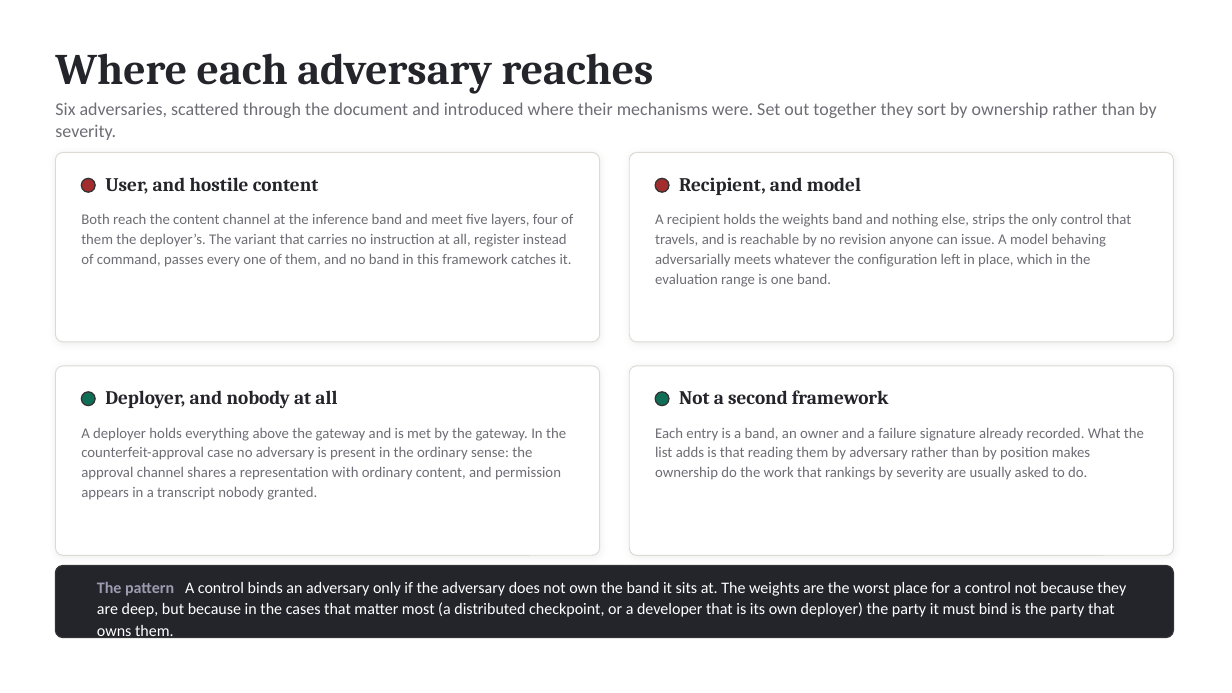
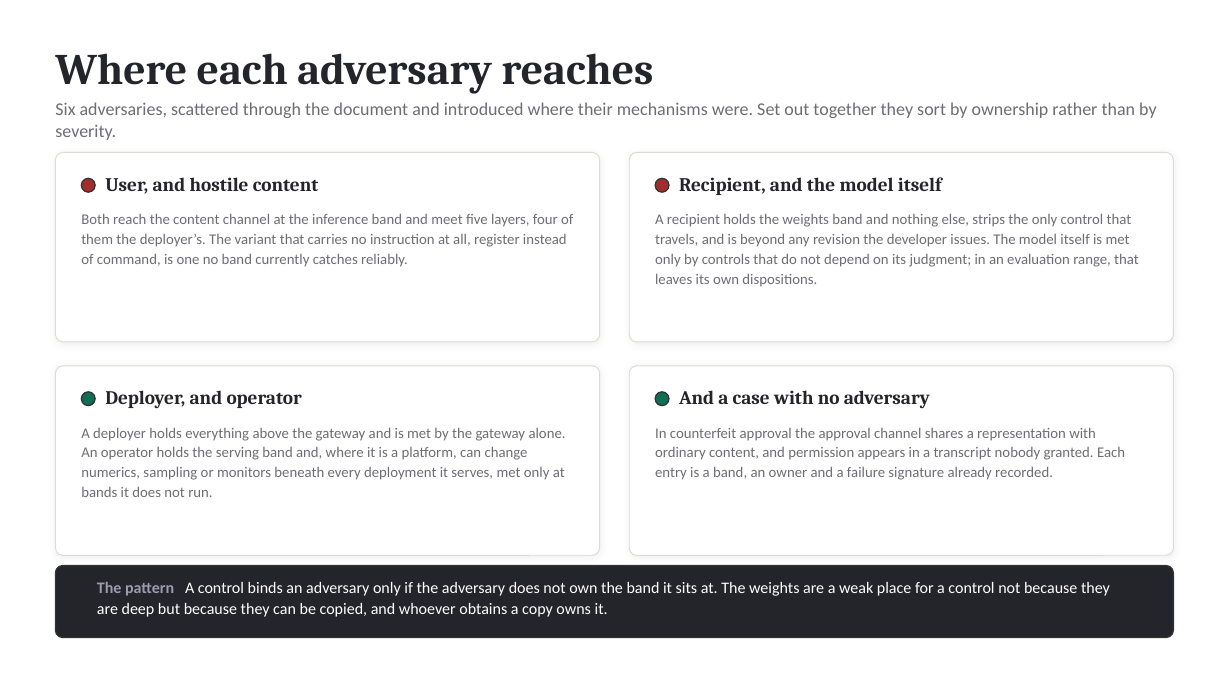
Before and after one commit to djc2002us/where-control-lives, a slide deck: slide 31 of where-control-lives-deck.pptx (slide 30 before the commit). Drawn at 1232x693 pixels with LibreOffice and Linux fonts; fonts in the diff are those of the drawing. Boxes give left, top, right and bottom in pixels: in the first picture for what was removed or moved away, otherwise in the second. Text is boxed around its words. In the diff, an @@ line names an element or a change of style, - is before the commit and + after.

```diff
--- a/where-control-lives-deck.pptx
+++ b/where-control-lives-deck.pptx
@@ text at bbox=[679, 177, 942, 195]: text changed @@
-Recipient, and model
+Recipient, and the model itself
@@ text at bbox=[81, 214, 573, 267]: text changed @@
-Both reach the content channel at the inference band and meet five layers, four of them the deployer’s. The variant that carries no instruction at all, register instead of command, passes every one of them, and no band in this framework catches it.
+Both reach the content channel at the inference band and meet five layers, four of them the deployer’s. The variant that carries no instruction at all, register instead of command, is one no band currently catches reliably.
@@ text at bbox=[655, 214, 1139, 287]: text changed @@
-A recipient holds the weights band and nothing else, strips the only control that travels, and is reachable by no revision anyone can issue. A model behaving adversarially meets whatever the configuration left in place, which in the evaluation range is one band.
+A recipient holds the weights band and nothing else, strips the only control that travels, and is beyond any revision the developer issues. The model itself is met only by controls that do not depend on its judgment; in an evaluation range, that leaves its own dispositions.
@@ text at bbox=[105, 390, 302, 409]: text changed @@
-Deployer, and nobody at all
+Deployer, and operator
@@ text at bbox=[679, 390, 930, 409]: text changed @@
-Not a second framework
+And a case with no adversary
@@ text at bbox=[81, 428, 566, 497]: text changed @@
-A deployer holds everything above the gateway and is met by the gateway. In the counterfeit-approval case no adversary is present in the ordinary sense: the approval channel shares a representation with ordinary content, and permission appears in a transcript nobody granted.
+A deployer holds everything above the gateway and is met by the gateway alone. An operator holds the serving band and, where it is a platform, can change numerics, sampling or monitors beneath every deployment it serves, met only at bands it does not run.
@@ text at bbox=[655, 428, 1125, 480]: text changed @@
-Each entry is a band, an owner and a failure signature already recorded. What the list adds is that reading them by adversary rather than by position makes ownership do the work that rankings by severity are usually asked to do.
+In counterfeit approval the approval channel shares a representation with ordinary content, and permission appears in a transcript nobody granted. Each entry is a band, an owner and a failure signature already recorded.
@@ text at bbox=[97, 582, 1110, 617]: text changed @@
-The pattern A control binds an adversary only if the adversary does not own the band it sits at. The weights are the worst place for a control not because they are deep, but because in the cases that matter most (a distributed checkpoint, or a developer that is its own deployer) the party it must bind is the party that owns them.
+The pattern A control binds an adversary only if the adversary does not own the band it sits at. The weights are a weak place for a control not because they are deep but because they can be copied, and whoever obtains a copy owns it.
```
Also in this commit, not shown: 37 other slides changed, 1 slide added, 4 other files.
